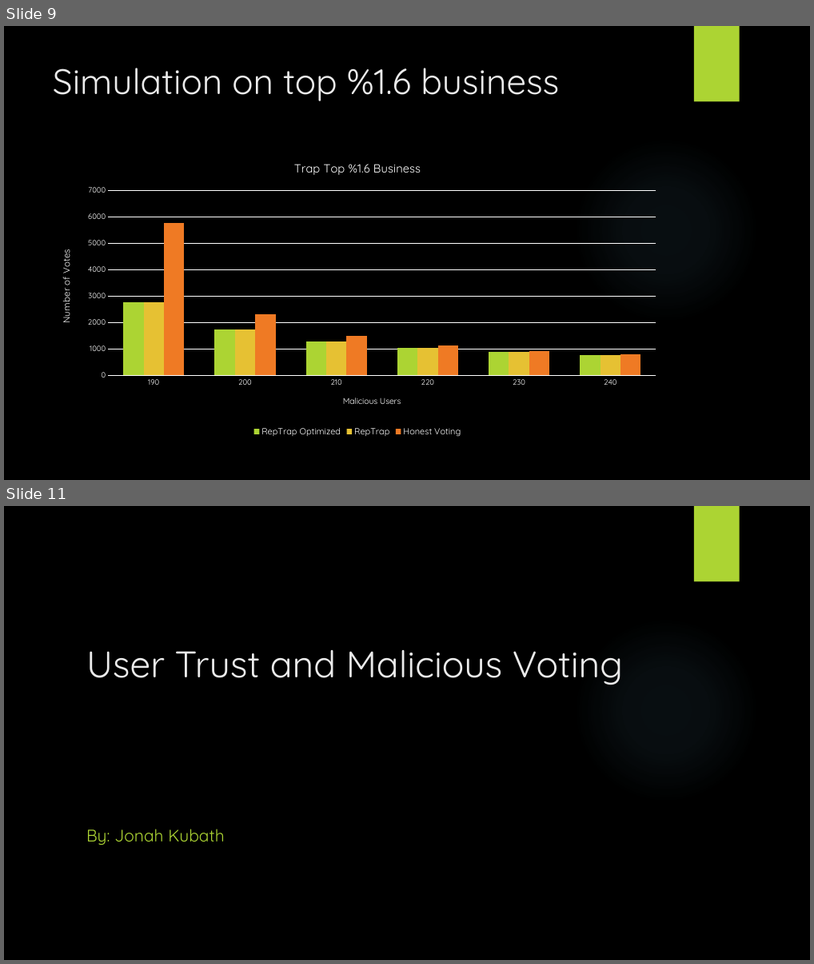
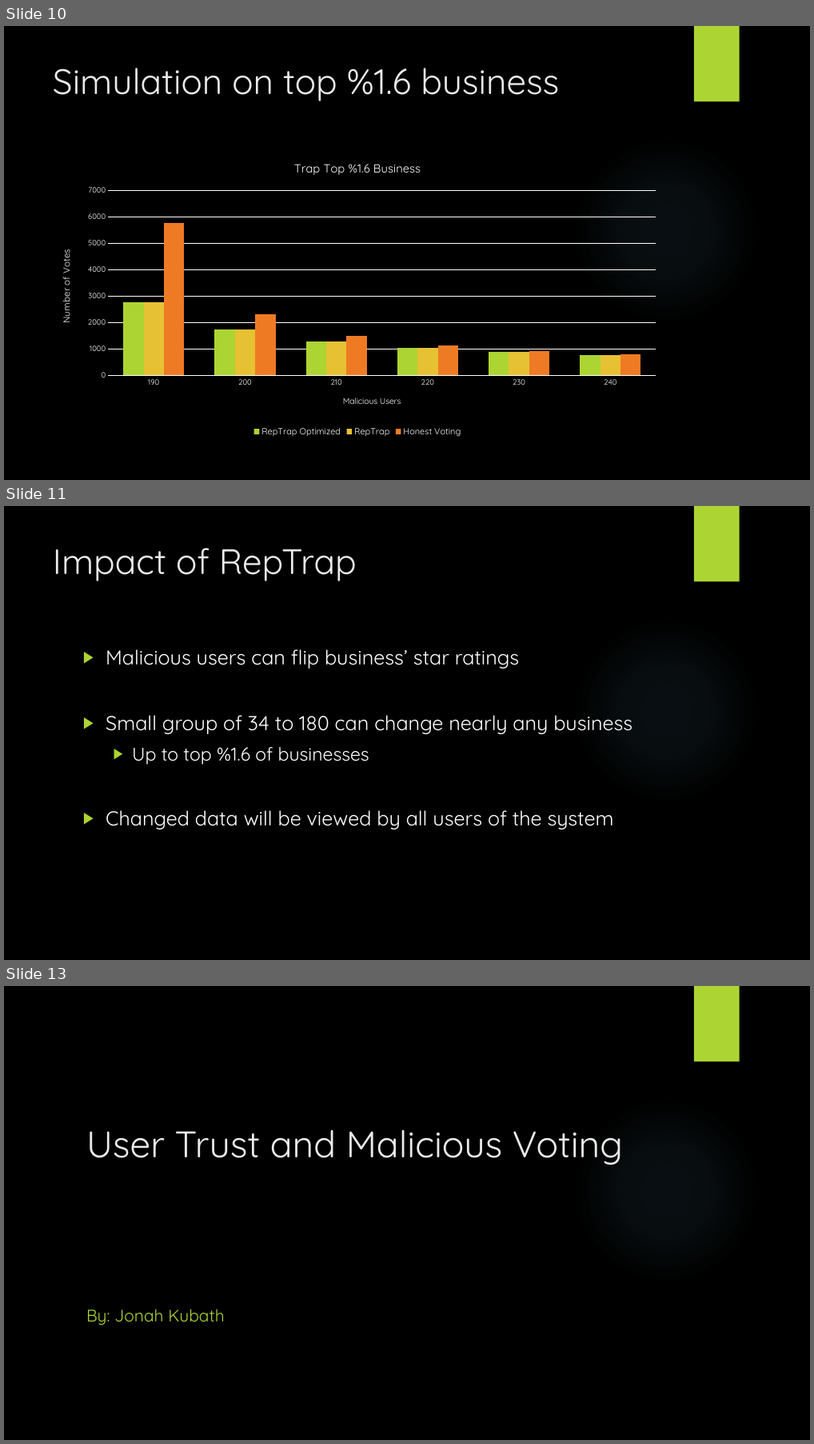
Before and after one commit to jkubath/User-Trust-and-Malicious-Voting, a slide deck: User Trust and Malicious Voting.pptx. Shown one above the other, each under a label of ours: slides 9 and 11 before the commit, slides 10, 11 and 13 after it; the slides between them are not shown. The pictures are 814x964 and 814x1444 pixels, drawn with LibreOffice and Linux fonts; fonts in the diff are those of the drawing; background and template pictures are left out. Boxes give left, top, right and bottom in pixels: in the first picture for what was removed or moved away, otherwise in the second. Text is boxed around its words. In the diff, an @@ line names an element or a change of style, - is before the commit and + after.

Commit message:
Report and presentation added Impact section

```diff
--- a/User Trust and Malicious Voting.pptx
+++ b/User Trust and Malicious Voting.pptx
@@ slide 11 added at [4,506,810,960], background picture (left out); not listed: 2 template elements that a slide beside it also shows @@
@@ title added at [53,548,357,581], 42 pt, text #EBEBEB @@
+Impact of RepTrap
@@ text added at [106,649,633,829], 24 pt, text #FFFFFF @@
+▶ Malicious users can flip business’ star ratings
+▶ Small group of 34 to 180 can change nearly any business
+  ▶ Up to top %1.6 of businesses
+▶ Changed data will be viewed by all users of the system
@@ what was slide 9 is now slide 10 @@
@@ what was slide 11 is now slide 13 @@
```
Also in this commit, not shown: 1 slide changed, 1 other slide added, 1 other file.
